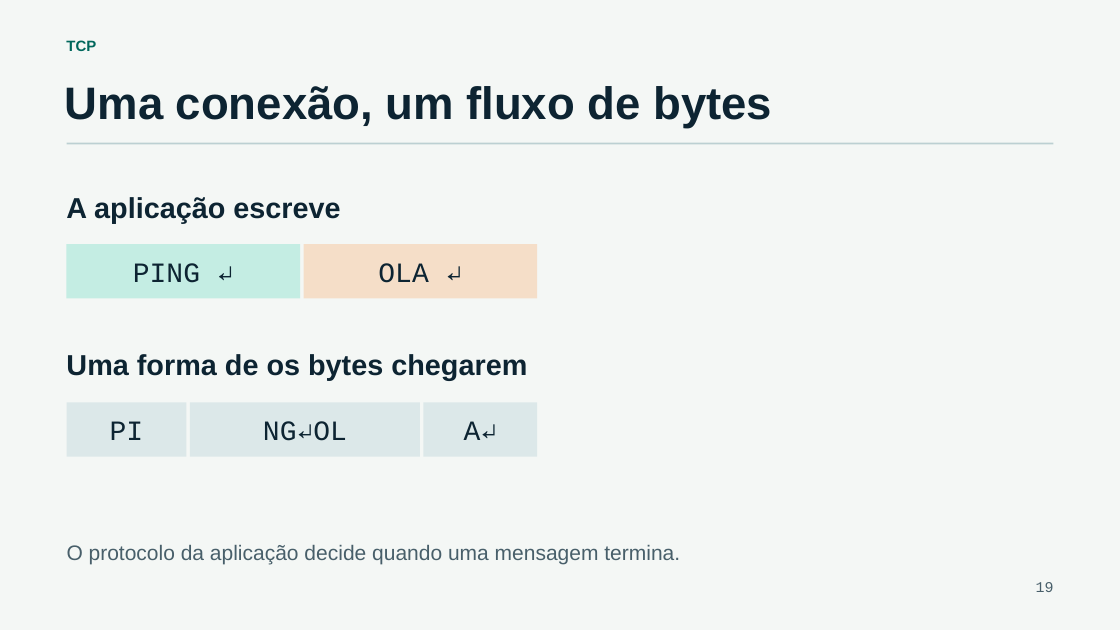
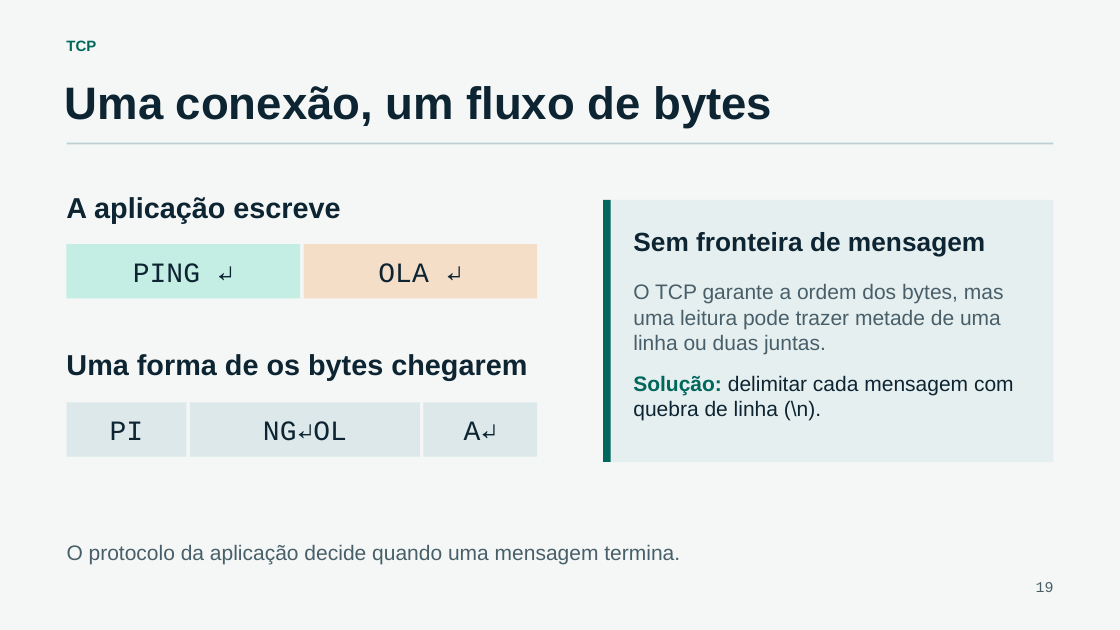
Before and after one commit to CassianoMn/xii-semac-sockets-java, a slide deck: slide 19 of slides/programacao-com-sockets-em-java.pptx. Drawn at 1120x630 pixels with LibreOffice and Linux fonts; fonts in the diff are those of the drawing. Boxes give left, top, right and bottom in pixels: in the first picture for what was removed or moved away, otherwise in the second. Text is boxed around its words. In the diff, an @@ line names an element or a change of style, - is before the commit and + after.

```diff
--- a/slides/programacao-com-sockets-em-java.pptx
+++ b/slides/programacao-com-sockets-em-java.pptx
@@ rectangle added at bbox=[603, 200, 1054, 462], fill #E6EFEF @@
@@ rectangle added at bbox=[603, 200, 611, 462], fill #00675C @@
@@ text added at bbox=[633, 232, 985, 257], 22.5 pt, text #0D2432, bold @@
+Sem fronteira de mensagem
@@ text added at bbox=[633, 284, 1014, 421], 18 pt, text #485F6A @@
+O TCP garante a ordem dos bytes, mas uma leitura pode trazer metade de uma linha ou duas juntas.
+Solução: delimitar cada mensagem com quebra de linha (\n).
```
Also in this commit, not shown: 29 other slides changed, 1 slide added, 8 other files.
